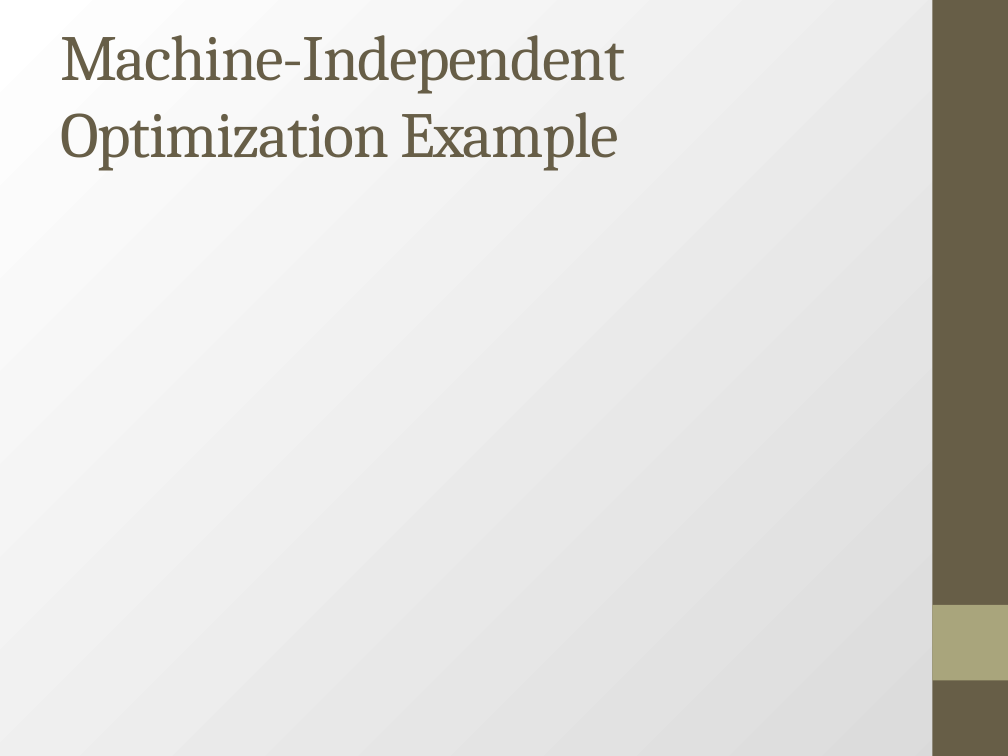
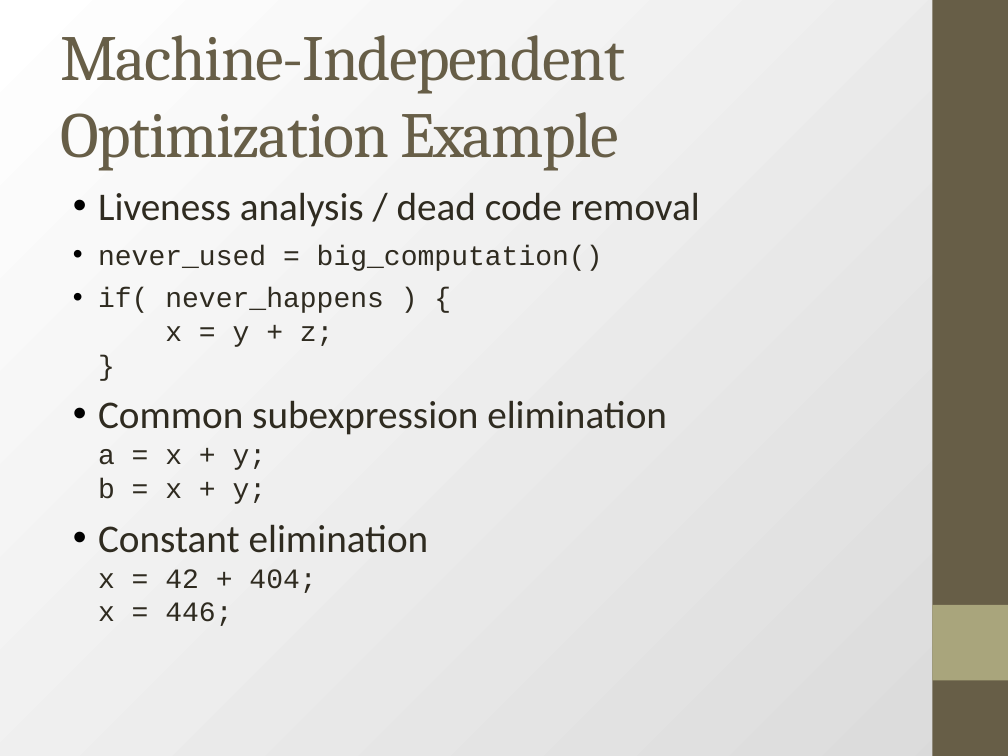
Before and after one commit to dferry/dferry.github.io, a slide deck: slide 12 of csci3200/schedule/slides/compiler1.pptx. Drawn at 1008x756 pixels with LibreOffice and Linux fonts; fonts in the diff are those of the drawing. Boxes give left, top, right and bottom in pixels: in the first picture for what was removed or moved away, otherwise in the second. Text is boxed around its words. In the diff, an @@ line names an element or a change of style, - is before the commit and + after.

```diff
--- a/csci3200/schedule/slides/compiler1.pptx
+++ b/csci3200/schedule/slides/compiler1.pptx
@@ text added at box(98, 192, 700, 626), 28 pt, text #2F2B20 @@
+• Liveness analysis / dead code removal
+• never_used = big_computation()
+• if( never_happens ) {
+  x = y + z;
+  }
+• Common subexpression elimination
+  a = x + y;
+  b = x + y;
+• Constant elimination
+  x = 42 + 404;
+  x = 446;
```
Also in this commit, not shown: 3 other slides changed, 1 slide added.
